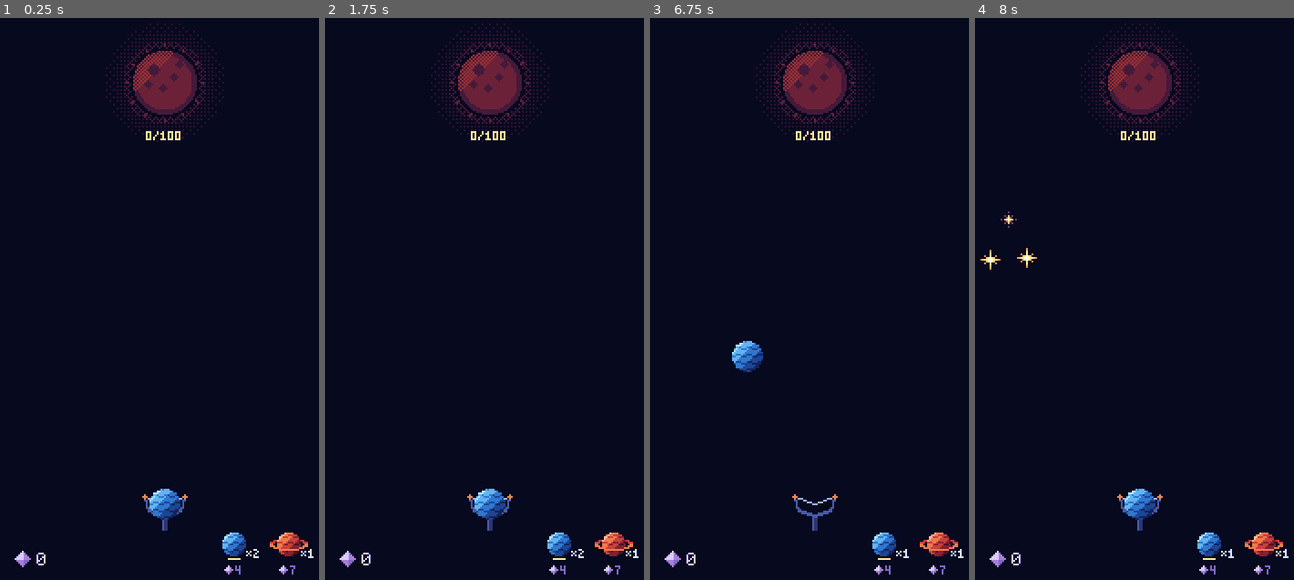
Above: before the commit, frames 1-4 (left to right).
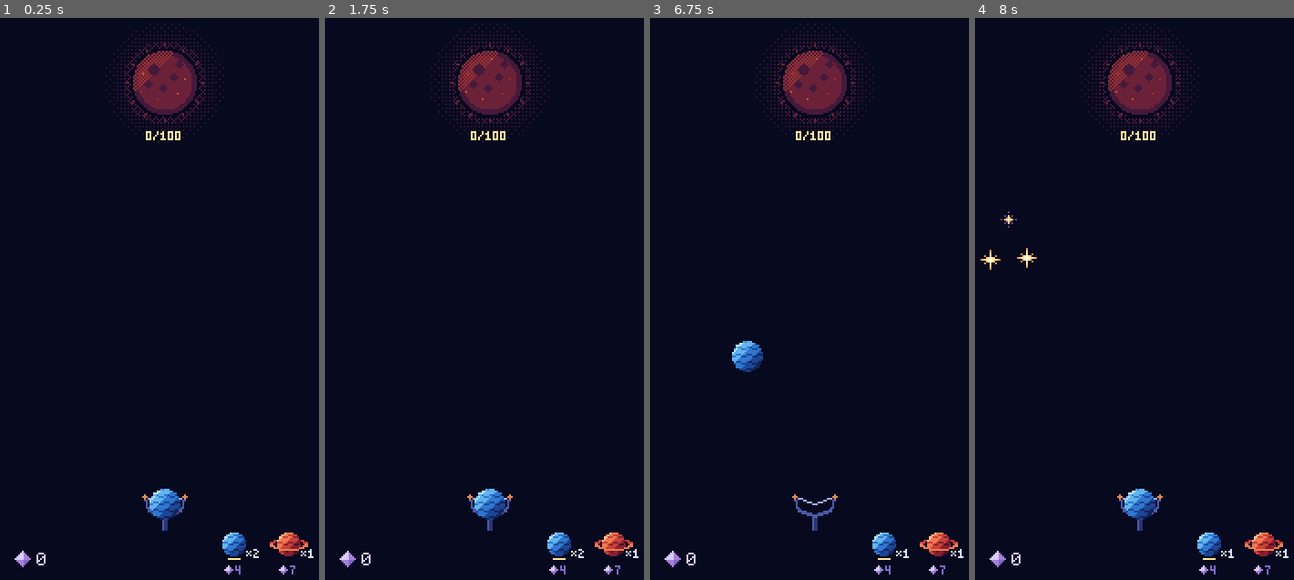
Above: after the commit, the same moments.

Repository: mrafael1/DustInSpace
Game: Godot game, scene res://game/scenes/main.tscn
The game is run twice, just before and just after one commit, with the same random seed, the same clock (stepped at 60 frames per second) and the same inputs.
Inputs (mouse positions are in pixels of both pictures, inside the frame that each line leads up to):
- Up to frame 1 (0.25 s): no input
- Up to frame 2 (1.75 s): tap Enter at 0.5 s; move the mouse to (561, 270) at 0.52 s; hold Shift 0.53-1.25 s; click (561, 270) at 0.67 s; tap Space at 1.25 s; drag from (423, 332) to (471, 417) at 1.27 s
- Up to frame 3 (6.75 s): tap Enter at 2, 3.5 s; move the mouse to (847, 175) at 2.02 s; tap Ctrl at 2.1 s; click (847, 175) at 2.17 s; tap Space at 2.75, 4.25 s; drag from (796, 417) to (716, 214) at 2.77 s; move the mouse to (911, 388) at 3.52 s; tap B at 3.6 s; click (911, 388) at 3.67 s; drag from (716, 214) to (764, 158) at 4.27 s; move the mouse to (831, 304) at 5.02 s; tap Alt at 5.1 s; click (831, 304) at 5.17 s; drag from (764, 158) to (748, 332) at 5.77 s; move the mouse to (886, 270) at 6.52 s; tap L at 6.6 s; click (886, 270) at 6.67 s
- Up to frame 4 (8 s): drag from (1073, 332) to (1121, 417) at 7.27 s

The runs differ from the first frame. In frame 1, less than 0.1% of the frame differs, in the area x 44-59%, y 9-15%; in frame 2, less than 0.1%, in the area x 39-63%, y 4-18%; in frame 3, less than 0.1%; in frame 4, less than 0.1%.

Commit message:
feat: a dark Sun smoulders; an ignited one keeps its glow still
Below 100% the unlit disc's embers swap S3/S4 and the dim halo thins by
one dither step on the ripple's tick, so a Sun at 0 light isn't frozen.
Once ignited only the Sun moves (ray shimmer, core glint): the sky glow
no longer breathes.

Co-Authored-By: Claude Opus 5.5 <noreply@anthropic.com>

Diff:
--- a/game/scenes/sun.gd
+++ b/game/scenes/sun.gd
@@ -4,8 +4,10 @@
 ## light pools up the disc from the bottom and the rays light clockwise from 12 o'clock, taking
 ## it from the dim S ramp to the lit C ramp. That change is the run's progress bar.
 ## It pulses when a combo's light plays, and ignites and lights up the sky when run_won plays.
-## Once ignited it idles on the ripple's 2-frame tick: alternate rays shimmer, the core's glint
-## moves and the glow near the Sun breathes. Whole-frame swaps, never rotation or scaling.
+## Until then its unlit part smoulders on the ripple's 2-frame tick: embers swap S3/S4 and the
+## dim halo breathes, so even a dark Sun is alive. Once ignited it idles on the same tick:
+## alternate rays shimmer and the core's glint moves, while the sky glow holds still.
+## Whole-frame swaps, never rotation or scaling.
 ## Owns no rules: like the HUD it keeps a shown copy of the light, moved only by played events.
 ## Every pixel is a palette colour at an integer offset from the centre; the node sits on whole pixels.
 
@@ -24,14 +26,12 @@
 const IGNITE_FRAMES: int = 6
 ## The glow's reach on its last frame: past the farthest corner of the sky from the Sun.
 const GLOW_REACH: int = 230
-## The light pool's surface ripples between two frames; the ignited idle uses the same tick.
+## The light pool's surface ripples between two frames; the smoulder and ignited idle use the same tick.
 const RIPPLE_TIME: float = 0.5
-## Ignited idle: the glow breathes (its dither thins by one Bayer step) only this close to the
-## Sun, so the rest of the sky stays still. Thinning keeps every pixel on the one dither lattice;
-## shifting the dither instead doubled pixels up along the band's edge.
-const GLOW_BREATH_REACH: int = 60
 ## Craters on the unlit disc, as (x, y, radius) from the centre.
 const CRATERS: Array[Vector3i] = [Vector3i(-6, -7, 3), Vector3i(5, -3, 2), Vector3i(-1, 3, 2), Vector3i(8, -10, 2), Vector3i(-9, 1, 2)]
+## Smouldering embers on the unlit disc, clear of the craters. Even and odd ones swap S4/S3 each tick.
+const EMBERS: Array[Vector2i] = [Vector2i(-12, -5), Vector2i(1, -13), Vector2i(11, -2), Vector2i(-4, 9), Vector2i(7, 6), Vector2i(-13, 5)]
 ## Ramps dark to light. A pulse lifts every pixel one step up its own ramp.
 const DIM_RAMP: Array[Color] = [Palette.S0, Palette.S1, Palette.S2, Palette.S3, Palette.S4]
 const LIT_RAMP: Array[Color] = [Palette.C5, Palette.C4, Palette.C3, Palette.C2, Palette.C1, Palette.C0]
@@ -45,8 +45,8 @@
 var _ignite_time: float = -1.0
 var _ripple: int = 0
 var _ripple_time: float = 0.0
-## Sky glow textures by (ignition frame, breath phase): a handful per run, each built once.
-var _glow_textures: Dictionary[Vector2i, ImageTexture] = {}
+## Sky glow textures by ignition frame: at most IGNITE_FRAMES per run, each built once.
+var _glow_textures: Dictionary[int, ImageTexture] = {}
 
 
 func _process(delta: float) -> void:
@@ -56,10 +56,9 @@
 func _draw() -> void:
 	var frame: int = ignite_frame()
 	if frame > 0:
-		var key := Vector2i(frame, _ripple if is_ignited() else 0)
-		if not _glow_textures.has(key):
-			_glow_textures[key] = ImageTexture.create_from_image(sky_glow(key.x, Vector2i(global_position), key.y))
-		draw_texture(_glow_textures[key], -global_position)
+		if not _glow_textures.has(frame):
+			_glow_textures[frame] = ImageTexture.create_from_image(sky_glow(frame, Vector2i(global_position)))
+		draw_texture(_glow_textures[frame], -global_position)
 	var lit: bool = frame > 0
 	var dots: Dictionary[Vector2i, Color] = pixels(
 		DISC_ROWS if lit else fill_rows(), RAYS if lit else lit_rays(), lit, is_pulsing(), _ripple)
@@ -136,7 +135,7 @@
 ## `p_ripple` is the 2-frame tick: the pool's ripple, or the ignited idle's shimmer and glint.
 static func pixels(p_fill_rows: int, p_lit_rays: int, p_ignited: bool, p_lifted: bool, p_ripple: int = 0) -> Dictionary[Vector2i, Color]:
 	var dots: Dictionary[Vector2i, Color] = {}
-	_add_halo(dots, float(p_fill_rows) / DISC_ROWS, p_ignited)
+	_add_halo(dots, float(p_fill_rows) / DISC_ROWS, p_ignited, 0 if p_ignited else p_ripple)
 	_add_rays(dots, p_lit_rays, p_ripple if p_ignited else -1)
 	_add_disc(dots, p_fill_rows, p_ripple, p_ignited)
 	if p_lifted:
@@ -147,8 +146,7 @@
 
 ## The warm glow over the sky while the Sun ignites, in screen pixels down to the sky's bottom
 ## edge: dithered C4 then C5 bands whose reach grows with the frame. Halo colours only.
-## `breath` (0 or 1) thins the C4 band's dither by one step for the ignited idle.
-static func sky_glow(frame: int, centre: Vector2i, breath: int = 0) -> Image:
+static func sky_glow(frame: int, centre: Vector2i) -> Image:
 	var size := Vector2i(ScreenZones.SKY.end.x, ScreenZones.SKY.end.y)
 	var image := Image.create_empty(size.x, size.y, false, Image.FORMAT_RGBA8)
 	var reach: float = lerpf(RADIUS + 13, GLOW_REACH, float(frame) / IGNITE_FRAMES)
@@ -157,11 +155,8 @@
 			var d: float = Vector2(x - centre.x, y - centre.y).length()
 			if d <= RADIUS + 13 or d >= reach:
 				continue
-			var near: bool = d < GLOW_BREATH_REACH
-			var colour: Color = Palette.C4 if near else Palette.C5
-			var density: float = 0.125 if d >= 2 * GLOW_BREATH_REACH else 0.25
-			if near:
-				density -= breath / 16.0
+			var colour: Color = Palette.C4 if d < 60 else Palette.C5
+			var density: float = 0.125 if d >= 120 else 0.25
 			if _bayer(x, y) < density:
 				image.set_pixel(x, y, colour)
 	return image
@@ -189,11 +184,12 @@
 
 
 ## Stepped, dithered rings: dim S1/S0 growing a little with the light, or warm C2-C4 once lit.
-static func _add_halo(dots: Dictionary[Vector2i, Color], p_progress: float, p_ignited: bool) -> void:
+## `breath` (0 or 1) thins the inner S1 ring by one dither step: the dim Sun's smoulder.
+static func _add_halo(dots: Dictionary[Vector2i, Color], p_progress: float, p_ignited: bool, breath: int) -> void:
 	var grow: int = roundi(5 * p_progress)
 	# [inner radius, outer radius, colour, dither density]
 	var rings: Array = [
-		[RADIUS + 2, RADIUS + 6, Palette.S1, 0.375 + 0.375 * p_progress],
+		[RADIUS + 2, RADIUS + 6, Palette.S1, 0.375 + 0.375 * p_progress - breath / 16.0],
 		[RADIUS + 6, RADIUS + 11 + grow, Palette.S0, 0.25 + 0.25 * p_progress],
 		[RADIUS + 11 + grow, RADIUS + 16 + grow, Palette.S0, 0.125],
 	]
@@ -235,7 +231,7 @@
 					dots[side] = Palette.C2
 
 
-## The disc: dim and cratered above the light pool, C1-C3 below it with a C0 surface.
+## The disc: dim, cratered and smouldering above the light pool, C1-C3 below it with a C0 surface.
 ## Ignited, the C0 glint in its core moves a pixel sideways on the ripple's tick. (A 2 px shift
 ## would map the 4x4 dither onto itself and show no change.)
 static func _add_disc(dots: Dictionary[Vector2i, Color], p_fill_rows: int, p_ripple: int, p_ignited: bool) -> void:
@@ -266,6 +262,9 @@
 						colour = Palette.S1
 				if p_fill_rows > 0 and dy > surface - 3 and _bayer(dx, dy) < 0.25:
 					colour = Palette.S4
+				var ember: int = EMBERS.find(Vector2i(dx, dy))
+				if ember >= 0:
+					colour = Palette.S4 if posmod(ember + p_ripple, 2) == 0 else Palette.S3
 			dots[Vector2i(dx, dy)] = colour
 
 
--- a/tests/test_sun.gd
+++ b/tests/test_sun.gd
@@ -169,26 +169,53 @@
 	assert_gt(core_changes, 0, "the core's glint moves")
 
 
-func test_only_an_ignited_sun_idles() -> void:
-	assert_eq(SunView.pixels(SunView.DISC_ROWS, SunView.RAYS, false, false, 0),
-		SunView.pixels(SunView.DISC_ROWS, SunView.RAYS, false, false, 1), "a full Sun that hasn't ignited holds still")
-
-
-func test_the_glow_breathes_near_the_sun_and_holds_still_beyond() -> void:
-	var centre := Vector2i(sun.position)
-	var a: Image = SunView.sky_glow(SunView.IGNITE_FRAMES, centre, 0)
-	var b: Image = SunView.sky_glow(SunView.IGNITE_FRAMES, centre, 1)
-	var near: int = 0
-	var far: int = 0
-	for y: int in a.get_height():
-		for x: int in a.get_width():
-			if a.get_pixel(x, y) != b.get_pixel(x, y):
-				if Vector2(x - centre.x, y - centre.y).length() < SunView.GLOW_BREATH_REACH:
-					near += 1
-				else:
-					far += 1
-	assert_gt(near, 0, "the C4 band breathes")
-	assert_eq(far, 0, "the rest of the sky holds still")
+func test_rays_only_shimmer_once_ignited() -> void:
+	var a: Dictionary[Vector2i, Color] = SunView.pixels(SunView.DISC_ROWS, SunView.RAYS, false, false, 0)
+	var b: Dictionary[Vector2i, Color] = SunView.pixels(SunView.DISC_ROWS, SunView.RAYS, false, false, 1)
+	var tip := Vector2i(0, -(SunView.RADIUS + SunView.RAY_GAP + SunView.LIT_RAY_LENGTH - 1))
+	assert_eq(a.get(tip), Palette.C3)
+	assert_eq(b.get(tip), Palette.C3, "a full Sun that hasn't ignited keeps its rays still")
+
+
+func test_a_dark_sun_smoulders() -> void:
+	var a: Dictionary[Vector2i, Color] = SunView.pixels(0, 0, false, false, 0)
+	var b: Dictionary[Vector2i, Color] = SunView.pixels(0, 0, false, false, 1)
+	for i: int in SunView.EMBERS.size():
+		var at: Vector2i = SunView.EMBERS[i]
+		assert_ne(a[at], b[at], "ember %s swaps" % at)
+		assert_true(a[at] in [Palette.S3, Palette.S4] and b[at] in [Palette.S3, Palette.S4])
+	var ring: Callable = func(dots: Dictionary[Vector2i, Color]) -> int:
+		return dots.keys().filter(func(o: Vector2i) -> bool:
+			var d: float = Vector2(o).length()
+			return d >= SunView.RADIUS + 2 and d < SunView.RADIUS + 6 and dots[o] == Palette.S1).size()
+	assert_lt(ring.call(b), ring.call(a), "the dim halo breathes")
+	for colour: Color in b.values():
+		assert_true(colour in SunView.DIM_RAMP, "still no starlight: %s" % colour.to_html(false))
+
+
+func test_embers_stay_off_the_craters_and_on_the_disc() -> void:
+	for ember: Vector2i in SunView.EMBERS:
+		assert_lte(ember.length_squared(), SunView.RADIUS * SunView.RADIUS)
+		for crater: Vector3i in SunView.CRATERS:
+			assert_gt(Vector2(ember - Vector2i(crater.x, crater.y)).length(), float(crater.z), "%s clear of the craters" % ember)
+
+
+func test_lit_light_covers_the_embers() -> void:
+	var dots: Dictionary[Vector2i, Color] = SunView.pixels(SunView.DISC_ROWS, SunView.RAYS, false, false, 1)
+	for ember: Vector2i in SunView.EMBERS:
+		assert_true(dots[ember] in SunView.LIT_RAMP, "no ember under the light")
+
+
+func test_the_sky_glow_holds_still_once_ignited() -> void:
+	run.light = 80
+	sun.setup(run, sequencer)
+	_link_sequence()
+	sequencer.advance(0.0)
+	sun.advance(SunView.IGNITE_TIME)
+	assert_true(sun.is_ignited())
+	var frame: int = sun.ignite_frame()
+	sun.advance(SunView.RIPPLE_TIME)
+	assert_eq(sun.ignite_frame(), frame, "the glow keeps its last frame while the Sun idles")
 
 
 func test_a_new_run_brings_back_a_dark_sun() -> void:
